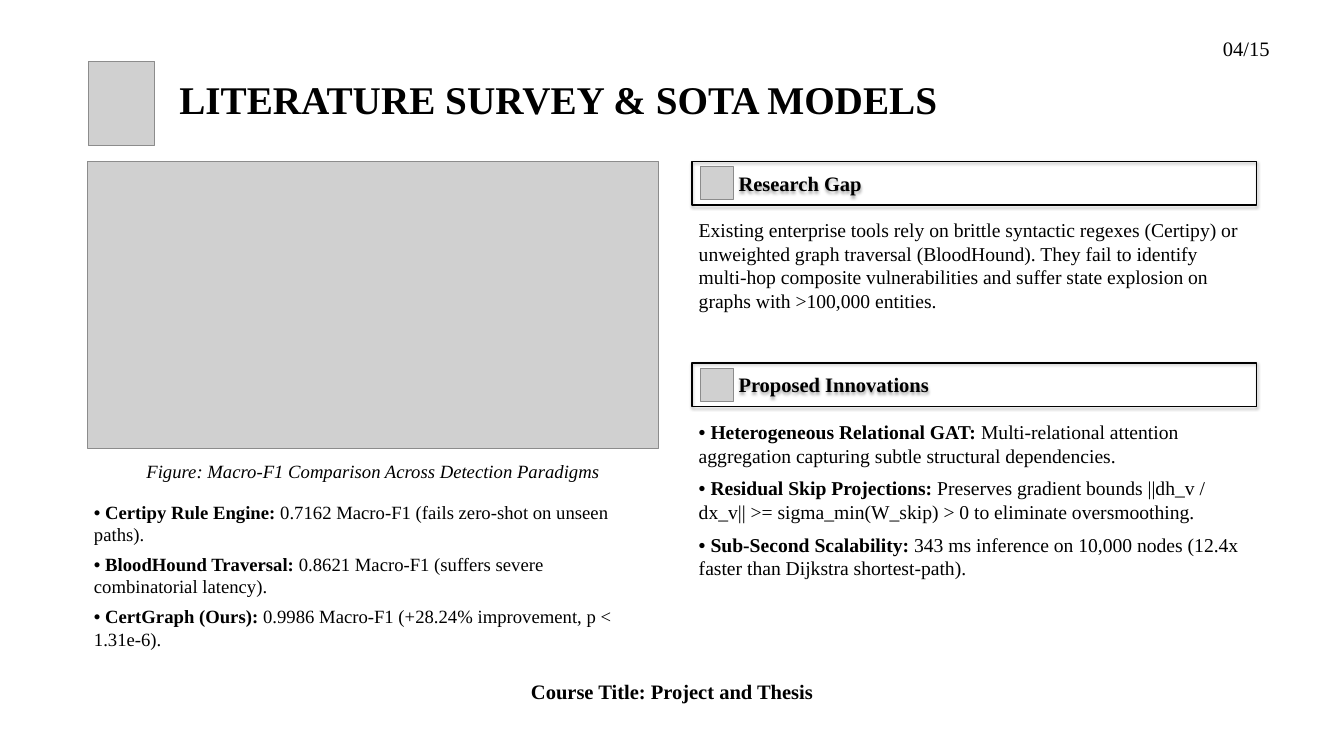
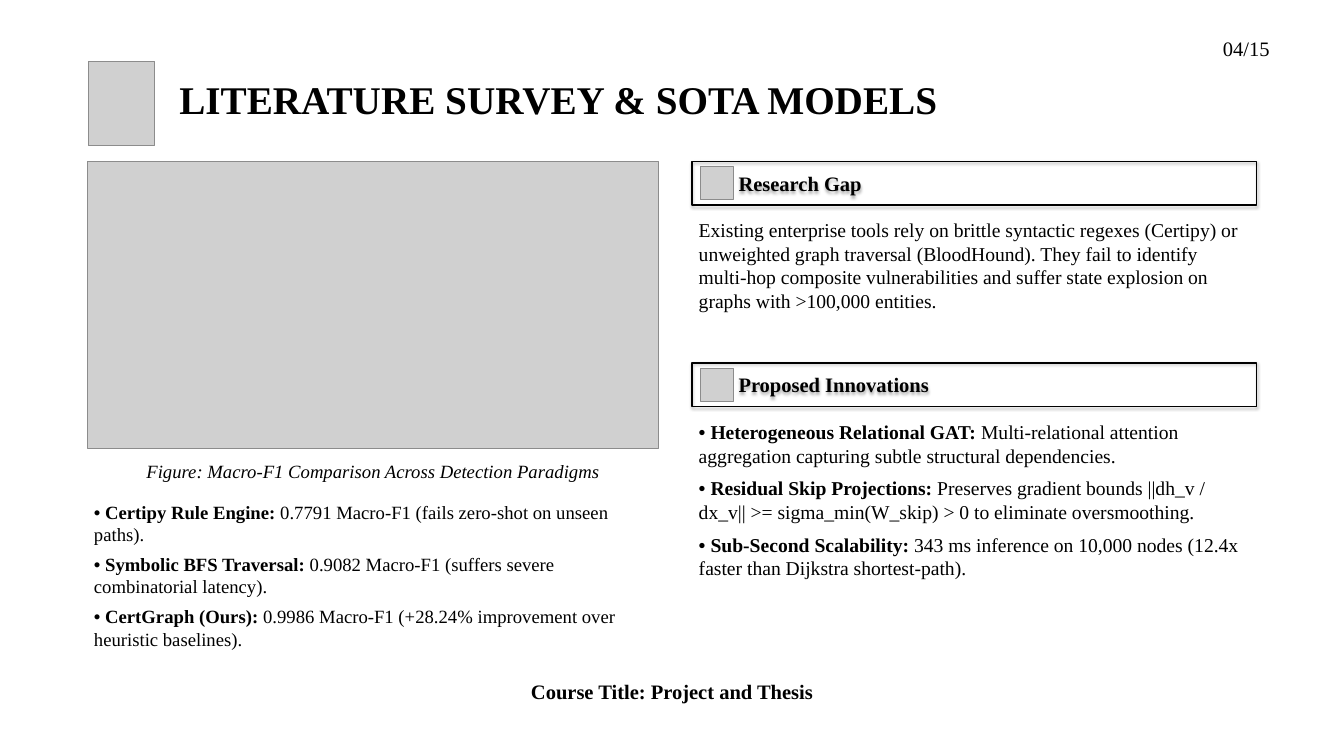
Before and after one commit to hasanshahriar32/GOAD, a slide deck: slide 4 of thesis_paper/certgraph_thesis_defense.pptx. Drawn at 1344x756 pixels with LibreOffice and Linux fonts; fonts in the diff are those of the drawing; grey boxes stand for pictures; background and template pictures are left out. Boxes give left, top, right and bottom in pixels: in the first picture for what was removed or moved away, otherwise in the second. Text is boxed around its words. In the diff, an @@ line names an element or a change of style, - is before the commit and + after.

```diff
--- a/thesis_paper/certgraph_thesis_defense.pptx
+++ b/thesis_paper/certgraph_thesis_defense.pptx
@@ text at box(94, 506, 615, 650): text changed @@
-• Certipy Rule Engine: 0.7162 Macro-F1 (fails zero-shot on unseen paths).
-• BloodHound Traversal: 0.8621 Macro-F1 (suffers severe combinatorial latency).
-• CertGraph (Ours): 0.9986 Macro-F1 (+28.24% improvement, p < 1.31e-6).
+• Certipy Rule Engine: 0.7791 Macro-F1 (fails zero-shot on unseen paths).
+• Symbolic BFS Traversal: 0.9082 Macro-F1 (suffers severe combinatorial latency).
+• CertGraph (Ours): 0.9986 Macro-F1 (+28.24% improvement over heuristic baselines).
```
Also in this commit, not shown: 5 other slides changed, 3 other files.
